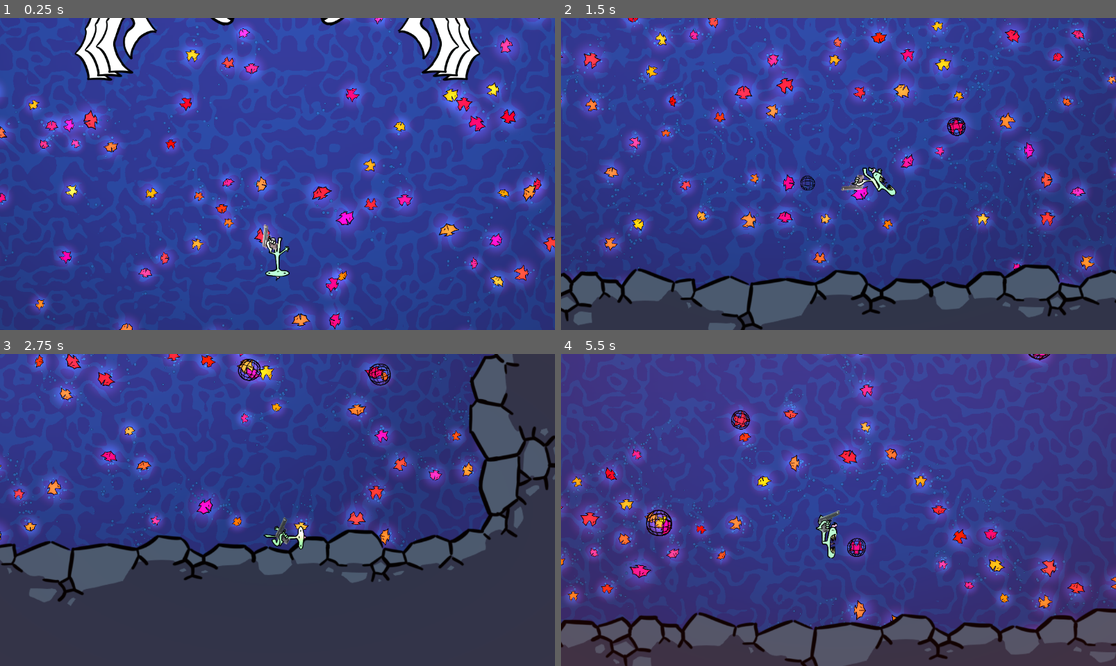
Above: before the commit, frames 1-4 (two rows, left to right).
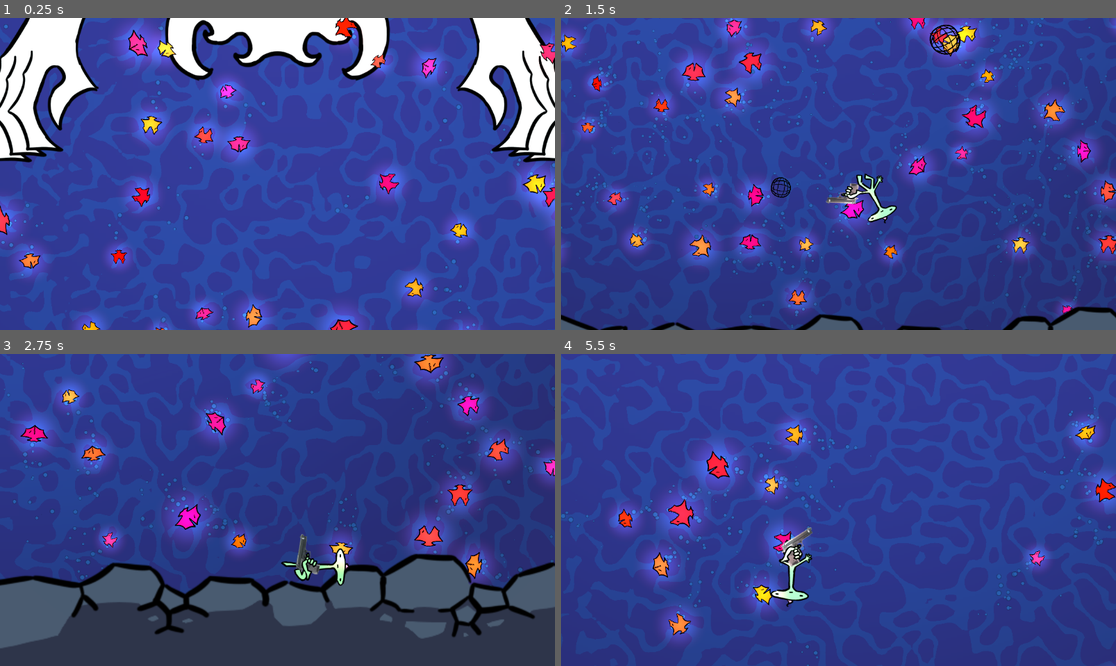
Above: after the commit, the same moments.

Repository: Krapas2/boidslop
Game: Godot game, scene res://scenes/screens/test-scene.tscn
Two runs of this game, one before a commit and one after it. Both use one fixed random seed, a clock stepped at 60 frames per second and the inputs below.
Inputs (mouse positions are in pixels of both pictures, inside the frame that each line leads up to):
- Up to frame 1 (0.25 s): no input
- Up to frame 2 (1.5 s): move the mouse to (960, 158) at 0.52 s; press the mouse at (960, 158) at 0.53 s; hold D (walk_right) 0.53-1.28 s; move the mouse to (727, 189) at 1.27 s; release the mouse at (727, 189) at 1.28 s; hold S (walk_down) from 1.28 s (still down); click (727, 189) at 1.35 s
- Up to frame 3 (2.75 s): move the mouse to (333, 441) at 2.02 s; release S (walk_down) at 2.03 s; press the mouse at (333, 441) at 2.03 s; hold D (walk_right) from 2.03 s (still down)
- Up to frame 4 (5.5 s): move the mouse to (810, 572) at 2.77 s; release D (walk_right) at 2.78 s; release the mouse at (810, 572) at 2.78 s; hold W (walk_up) 2.78-3.53 s; click (810, 572) at 2.85 s; move the mouse to (1005, 556) at 3.52 s; press the mouse at (1005, 556) at 3.53 s; hold A (walk_left) 3.53-5.03 s; move the mouse to (672, 463) at 4.27 s; release the mouse at (672, 463) at 4.28 s; click (672, 463) at 4.35 s; move the mouse to (866, 510) at 5.02 s; press the mouse at (866, 510) at 5.03 s; hold S (walk_down) from 5.03 s (still down)

The runs differ from the first frame. In frame 1, 46% of the frame differs, in the area x 0-100%, y 0-100%; in frame 2, 41%; in frame 3, 44%; in frame 4, 44%.

Commit message:
refactored camera controller

Diff:
--- a/scenes/objects/player.tscn
+++ b/scenes/objects/player.tscn
@@ -230,7 +230,7 @@
 
 [node name="PlayerHealth" type="Node" parent="." node_paths=PackedStringArray("death_behaviours")]
 script = ExtResource("4_54rde")
-max_health = 30.0
+max_health = 300.0
 death_behaviours = [NodePath("DeathBehaviours/DestroyNodeDeathBehaviour")]
 metadata/_custom_type_script = "uid://dem3ghakbxd8"
 
@@ -244,7 +244,6 @@
 [node name="PlayerHealthDrain" type="Node" parent="PlayerHealth"]
 script = ExtResource("6_2rlf8")
 health_drain = 1.0
-metadata/_custom_type_script = "uid://c0as8w58wumy3"
 
 [node name="InvincibilityTimer" type="Timer" parent="PlayerHealth"]
 wait_time = 0.3
--- a/scenes/screens/test-scene.tscn
+++ b/scenes/screens/test-scene.tscn
@@ -1,10 +1,11 @@
-[gd_scene load_steps=16 format=3 uid="uid://b2qo1nalqy85m"]
+[gd_scene load_steps=17 format=3 uid="uid://b2qo1nalqy85m"]
 
 [ext_resource type="Script" uid="uid://b7gk42klnf12u" path="res://scripts/game/boid/boid-flock-manager.gd" id="1_wj1i5"]
 [ext_resource type="PackedScene" uid="uid://cw80rud4gnng3" path="res://scenes/objects/boid.tscn" id="2_cgxnh"]
 [ext_resource type="Script" uid="uid://mgrkskhoild8" path="res://scripts/game/boid/boid-populator.gd" id="2_p7rwu"]
 [ext_resource type="PackedScene" uid="uid://bk4dc6fwfu0eg" path="res://scenes/objects/player.tscn" id="4_p7rwu"]
-[ext_resource type="Script" uid="uid://c54178coumdbg" path="res://scripts/game/camera/player-camera-controller.gd" id="5_1qp8t"]
+[ext_resource type="Script" uid="uid://c54178coumdbg" path="res://scripts/game/camera/player-mouse-camera.gd" id="5_1qp8t"]
+[ext_resource type="Script" uid="uid://ckkvm6iiiptd4" path="res://scripts/game/camera/camera-controller.gd" id="6_8xgpk"]
 [ext_resource type="PackedScene" uid="uid://xrsx6q033jy2" path="res://scenes/objects/balls.tscn" id="6_mitsk"]
 [ext_resource type="Material" uid="uid://dt0kpn6jrje2r" path="res://materials/water-background.tres" id="8_i767o"]
 [ext_resource type="PackedScene" uid="uid://fu8ae8nhs6g6" path="res://scenes/gui/game-gui/game-gui.tscn" id="9_ps628"]
@@ -47,14 +48,21 @@
 [node name="Camera2D" type="Camera2D" parent="."]
 zoom = Vector2(1.2, 1.2)
 
-[node name="PlayerCameraController" type="Node" parent="Camera2D" node_paths=PackedStringArray("target")]
+[node name="CameraController" type="Node" parent="Camera2D"]
+script = ExtResource("6_8xgpk")
+move_speed = 3.0
+zoom_speed = 8.0
+damping = 0.8
+minimum_zoom = 0.1
+maximum_zoom = 2.0
+zoom_margin = 100.0
+metadata/_custom_type_script = "uid://ckkvm6iiiptd4"
+
+[node name="PlayerMouseCamera" type="Node" parent="Camera2D" node_paths=PackedStringArray("player")]
 script = ExtResource("5_1qp8t")
-target = NodePath("../../PlayerBody")
-leading_distance = 100.0
-movement_lerp_speed = 5.0
-pixel_units_height = 500.0
-zoom_out_power = 0.95
-zoom_lerp_speed = 3.0
+player = NodePath("../../PlayerBody")
+min_leading_distance = 100.0
+max_leading_distance = 250.0
 metadata/_custom_type_script = "uid://c54178coumdbg"
 
 [node name="BallsRoot" parent="." instance=ExtResource("6_mitsk")]
@@ -72,39 +80,41 @@
 player_health = NodePath("../../PlayerBody/PlayerHealth")
 lerp_speed = 1.0
 
-[node name="Walls" type="StaticBody2D" parent="."]
+[node name="Level" type="Node2D" parent="."]
+
+[node name="Walls" type="StaticBody2D" parent="Level"]
 collision_layer = 16
 collision_mask = 9
 
-[node name="TopBound" type="CollisionShape2D" parent="Walls"]
+[node name="TopBound" type="CollisionShape2D" parent="Level/Walls"]
 shape = SubResource("WorldBoundaryShape2D_d5vg1")
 
-[node name="LeftBound" type="CollisionShape2D" parent="Walls"]
+[node name="LeftBound" type="CollisionShape2D" parent="Level/Walls"]
 shape = SubResource("WorldBoundaryShape2D_1fstr")
 
-[node name="RightBound" type="CollisionShape2D" parent="Walls"]
+[node name="RightBound" type="CollisionShape2D" parent="Level/Walls"]
 shape = SubResource("WorldBoundaryShape2D_ye0oj")
 
-[node name="BottomBound" type="CollisionShape2D" parent="Walls"]
+[node name="BottomBound" type="CollisionShape2D" parent="Level/Walls"]
 shape = SubResource("WorldBoundaryShape2D_8xgpk")
 
-[node name="DetailedCollision" type="CollisionPolygon2D" parent="Walls"]
+[node name="DetailedCollision" type="CollisionPolygon2D" parent="Level/Walls"]
 build_mode = 1
 polygon = PackedVector2Array(619, 632, 641, 632, 655, 609, 636, 565, 647, 517, 623, 470, 624, 429, 632, 418, 623, 387,  …(1659 unchanged characters)…
 
-[node name="Spite2D" type="Sprite2D" parent="Walls"]
+[node name="Spite2D" type="Sprite2D" parent="Level/Walls"]
 light_mask = 0
 z_index = 2
 texture = ExtResource("10_ftd5t")
 
-[node name="CenterLight" type="PointLight2D" parent="."]
+[node name="CenterLight" type="PointLight2D" parent="Level"]
 energy = 0.4
 texture = ExtResource("11_ye0oj")
 texture_scale = 6.0
 
-[node name="MosaicShaderRenderer" type="Node" parent="." node_paths=PackedStringArray("camera")]
+[node name="MosaicShaderRenderer" type="Node" parent="Level" node_paths=PackedStringArray("camera")]
 script = ExtResource("11_1fstr")
-camera = NodePath("../Camera2D")
+camera = NodePath("../../Camera2D")
 shader_material = ExtResource("8_i767o")
 overlap_amount = 2.0
 padding = 64.0
--- a/scripts/game/balls/behaviours/chase-boss-behaviour.gd
+++ b/scripts/game/balls/behaviours/chase-boss-behaviour.gd
@@ -44,10 +44,8 @@
 func individual_chase_behaviour(chasing_body: RigidBody2D, delta: float) -> void:
 	var relative_position: Vector2 = player_body.global_position-chasing_body.global_position
 	var desired_velocity: Vector2 = relative_position.normalized() * max_speed
-	var acceleration: Vector2 = VectorUtils.clamp_magnitude_v2(
-		desired_velocity-chasing_body.linear_velocity,
-		max_force
-	)
+	var acceleration: Vector2 = \
+		desired_velocity-chasing_body.linear_velocity.limit_length(max_force)
 
 	chasing_body.linear_velocity += acceleration * delta
 
--- a/scripts/game/boid/movement/boid-alignment.gd
+++ b/scripts/game/boid/movement/boid-alignment.gd
@@ -25,10 +25,7 @@
 
 	var force: Vector2 = alignment(flockmates)
 
-	return VectorUtils.clamp_magnitude_v2(
-		force,
-		max_force
-	)
+	return force.limit_length(max_force)
 
 func alignment(flockmates: Array[RigidBody2D]) -> Vector2:
 	var mates_velocity_sum: Vector2 = Vector2.ZERO
--- a/scripts/game/boid/movement/boid-cohesion.gd
+++ b/scripts/game/boid/movement/boid-cohesion.gd
@@ -25,10 +25,7 @@
 
 	var force: Vector2 = cohesion(flockmates)
 
-	return VectorUtils.clamp_magnitude_v2(
-		force,
-		max_force
-	)
+	return force.limit_length(max_force)
 
 func cohesion(flockmates: Array[RigidBody2D]) -> Vector2:
 	var mates_position_sum: Vector2 = Vector2.ZERO
--- a/scripts/game/boid/movement/boid-separation.gd
+++ b/scripts/game/boid/movement/boid-separation.gd
@@ -25,10 +25,7 @@
 
 	var force: Vector2 = separation(flockmates)
 
-	return VectorUtils.clamp_magnitude_v2(
-		force,
-		max_force
-	)
+	return force.limit_length(max_force)
 
 func separation(flockmates: Array[RigidBody2D]) -> Vector2:
 	var mate_avoid_sum: Vector2 = Vector2.ZERO
--- /dev/null
+++ b/scripts/game/camera/camera-controller.gd
@@ -0,0 +1,79 @@
+extends Node
+class_name CameraController
+
+@export var move_speed: float
+@export var zoom_speed: float
+@export var damping: float
+@export var minimum_zoom: float
+@export var maximum_zoom: float
+@export var zoom_margin: float
+
+var targets: Dictionary[String, Vector2]
+var additional_zooms: Dictionary[String, float]
+
+var _move_velocity: Vector2 = Vector2.ZERO
+var _zoom_velocity: float = 0.0
+
+@onready var camera: Camera2D = get_parent()
+@onready var starting_zoom: float = camera.zoom.x
+
+static var instance: CameraController = null
+
+func _enter_tree() -> void:
+	instance = self
+
+func _exit_tree() -> void:
+	instance = null
+
+func _process(delta: float) -> void:
+	_apply_position(delta)
+	_apply_zoom(delta)
+
+func _apply_position(delta: float) -> void:
+	var desired: Vector2 = _get_position()
+	var displacement: Vector2 = desired - camera.global_position
+
+	_move_velocity = _move_velocity.lerp(displacement * move_speed, 1.0 - damping)
+	camera.global_position += _move_velocity * delta
+
+func _apply_zoom(delta: float) -> void:
+	var desired_zoom: float = _get_fit_zoom() + _get_additional_zoom()
+	var displacement: float = desired_zoom - camera.zoom.x
+
+	_zoom_velocity = lerp(_zoom_velocity, displacement * zoom_speed, 1.0 - damping)
+	var new_zoom: float = camera.zoom.x + _zoom_velocity * delta
+	camera.zoom = Vector2.ONE * new_zoom
+
+func _get_position() -> Vector2:
+	return Vector2Utils.get_average(targets.values())
+
+func _get_additional_zoom() -> float:
+	return FloatUtils.get_average(additional_zooms.values())
+
+func _get_fit_zoom() -> float:
+	if targets.is_empty():
+		return starting_zoom
+
+	var bounding_box: Rect2 = _calculate_targets_bounding_box()
+	return _calculate_optimal_zoom(bounding_box)
+
+func _calculate_targets_bounding_box() -> Rect2:
+	var target_positions: Array[Vector2] = targets.values()
+	var rect: Rect2 = Rect2(target_positions[0], Vector2.ZERO)
+
+	for pos: Vector2 in target_positions:
+		rect = rect.expand(pos)
+
+	return rect
+
+func _calculate_optimal_zoom(rect: Rect2) -> float:
+	var margin: Vector2 = Vector2(zoom_margin, zoom_margin)
+	rect = rect.grow_individual(margin.x, margin.y, margin.x, margin.y)
+
+	var viewport_size: Vector2 = get_viewport().get_visible_rect().size
+	var square_viewport_side: float = min(viewport_size.x, viewport_size.y)
+	var square_viewport: Vector2 = Vector2(square_viewport_side, square_viewport_side)
+	var zoom_factor: Vector2 = square_viewport / rect.size
+	var fit_zoom: float = min(zoom_factor.x, zoom_factor.y)
+
+	return clamp(fit_zoom, minimum_zoom, maximum_zoom)
--- a/scripts/game/camera/player-camera-controller.gd
+++ /dev/null
@@ -1,58 +0,0 @@
-extends Node
-class_name PlayerCameraController
-
-@export var target: Node2D
-@export var leading_distance: float
-@export var movement_lerp_speed: float
-
-@export var pixel_units_height: float
-@export var zoom_out_power: float
-@export var zoom_lerp_speed: float
-
-@onready var camera: Camera2D = get_parent()
-
-var position_to_follow: Vector2
-
-func _ready() -> void:
-	position_to_follow = camera.global_position
-
-func _process(delta: float) -> void:
-	var screen_center: Vector2 = get_viewport().size/2
-	var screen_mouse_position: Vector2 = get_viewport().get_mouse_position()
-
-	var camera_vector: Vector2 = VectorUtils.clamp_magnitude_v2(
-		(screen_mouse_position - screen_center) / screen_center.y,
-		1
-	)
-
-	set_position_to_follow()
-	call_deferred("movement", camera_vector, delta)
-	call_deferred("zoom", camera_vector.length(), delta)
-
-func set_position_to_follow() -> void:
-	if target:
-		position_to_follow = target.global_position
-
-func movement(vector: Vector2, delta: float) -> void:
-	var desired_position: Vector2 = position_to_follow + (vector * leading_distance)
-
-	camera.global_position = lerp(
-		camera.global_position,
-		desired_position,
-		movement_lerp_speed * delta
-	)
-
-func zoom(intensity: float, delta: float) -> void:
-	var zoom_ratio: float = get_viewport().size.y / pixel_units_height
-	var base_zoom: Vector2 = zoom_ratio * Vector2.ONE
-	var desired_zoom: Vector2 = lerp(
-		base_zoom,
-		base_zoom * zoom_out_power,
-		intensity
-	)
-
-	camera.zoom = lerp(
-		desired_zoom,
-		camera.zoom,
-		zoom_lerp_speed * delta
-	)
--- /dev/null
+++ b/scripts/game/camera/player-mouse-camera.gd
@@ -0,0 +1,27 @@
+extends Node
+class_name PlayerMouseCamera
+
+@export var player: Node2D
+@export var min_leading_distance: float
+@export var max_leading_distance: float
+
+@onready var camera_controller: CameraController = CameraController.instance
+
+const PLAYER_TARGET_KEY: String = "PLAYER_TARGET"
+const MOUSE_TARGET_KEY: String = "MOUSE_TARGET"
+
+func _process(_delta: float) -> void:
+	camera_controller.targets[PLAYER_TARGET_KEY] = player.global_position
+	camera_controller.targets[MOUSE_TARGET_KEY] = _get_mouse_target_position()
+
+func _get_mouse_target_position() -> Vector2:
+	var screen_center: Vector2 = get_viewport().size * .5
+	var screen_mouse_position: Vector2 = get_viewport().get_mouse_position()
+
+	var camera_vector: Vector2 = Vector2Utils.clamp_magnitude(
+		((screen_mouse_position - screen_center) / screen_center.y) * max_leading_distance,
+		min_leading_distance,
+		max_leading_distance
+	)
+
+	return player.global_position + camera_vector
--- /dev/null
+++ b/scripts/game/misc/follow-mouse.gd
@@ -0,0 +1,7 @@
+extends Node
+class_name FollowMouse
+
+@onready var body: Node2D = get_parent()
+
+func _process(_delta: float) -> void:
+	body.global_position = body.get_global_mouse_position()
--- a/scripts/utils/float_utils.gd
+++ b/scripts/utils/float_utils.gd
@@ -1,6 +1,8 @@
 class_name FloatUtils
 
 static func get_average(values: Array[float]) -> float:
+	if values.is_empty():
+		return 0
 	var sum: float = 0
 	for value: int in values:
 		sum += value
--- a/scripts/utils/vector-utils.gd
+++ /dev/null
@@ -1,11 +0,0 @@
-class_name VectorUtils
-
-static func clamp_magnitude_v2(v: Vector2, max_length: float) -> Vector2:
-	if v.length() > max_length:
-		return v.normalized() * max_length
-	return v
-
-static func clamp_magnitude_v3(v: Vector3, max_length: float) -> Vector3:
-	if v.length() > max_length:
-		return v.normalized() * max_length
-	return v
--- /dev/null
+++ b/scripts/utils/vector2-utils.gd
@@ -0,0 +1,16 @@
+class_name Vector2Utils
+
+static func get_average(values: Array[Vector2]) -> Vector2:
+	if values.is_empty():
+		return Vector2.ZERO
+	var sum: Vector2 = Vector2.ZERO
+	for value: Vector2 in values:
+		sum += value
+	return sum/values.size()
+
+static func clamp_magnitude(v: Vector2, min_length: float, max_length: float) -> Vector2:
+	if v.length() < min_length:
+		return v.normalized() * min_length
+	if v.length() > max_length:
+		return v.normalized() * max_length
+	return v
--- /dev/null
+++ b/scripts/utils/vector3-utils.gd
@@ -0,0 +1,16 @@
+class_name Vector3Utils
+
+static func get_average(values: Array[Vector3]) -> Vector3:
+	if values.is_empty():
+		return Vector3.ZERO
+	var sum: Vector3 = Vector3.ZERO
+	for value: Vector3 in values:
+		sum += value
+	return sum/values.size()
+
+static func clamp_magnitude(v: Vector3, min_length: float, max_length: float) -> Vector3:
+	if v.length() < min_length:
+		return v.normalized() * min_length
+	if v.length() > max_length:
+		return v.normalized() * max_length
+	return v
Not shown: 1 places in scenes/objects/player.tscn that only renumber resources
Not shown, added: scripts/game/camera/camera-controller.gd.uid
Renamed: scripts/game/camera/player-camera-controller.gd.uid -> scripts/game/camera/player-mouse-camera.gd.uid
Not shown, added: scripts/game/misc/follow-mouse.gd.uid
Renamed: scripts/game/utils/node-utils.gd -> scripts/utils/node-utils.gd
Renamed: scripts/game/utils/node-utils.gd.uid -> scripts/utils/node-utils.gd.uid
Renamed: scripts/utils/vector-utils.gd.uid -> scripts/utils/vector2-utils.gd.uid
Not shown, added: scripts/utils/vector3-utils.gd.uid
